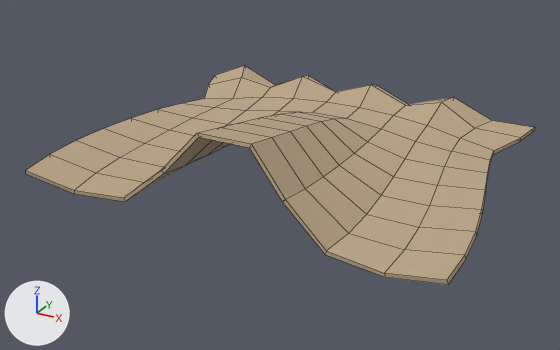
The FBX model Assets/Meshes/Curtain.fbx, before and after one commit.
One viewpoint serves both versions: a 50 mm lens placed at (0.84, -2.006, 0.705), pointed at (-0.014, -0.452, -0.072). Arrows for +X, +Y and +Z are at lower left; the lights stay in place. Mesh edges are drawn as thin lines.

Objects in the first picture: 'curtain'.
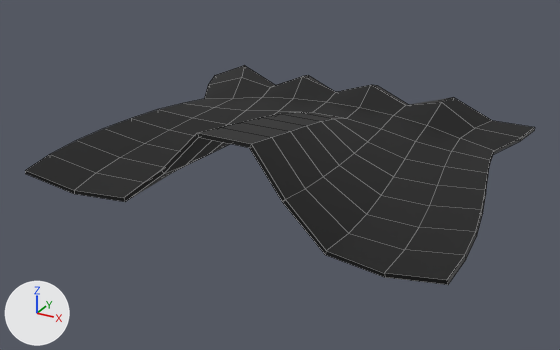
The newer file is also turned or shifted as a whole; pictures and numbers use the older file's frame.

Boxes (x1, y1, x2, y2) around the edits, measured in the pictures (560 x 350 px):
'curtain', recoloured (beige to black)
    both: (25, 65, 535, 285)

Edits to the bpy script that builds the scene:
```text
Add img_trimsheet_diffuse_rgb_metallic_a_png:
    img_trimsheet_diffuse_rgb_metallic_a_png = load_image('trimsheet_diffuse-RGB_metallic-A.png', '../Shared/Material/Trimsheet/trimsheet_diffuse-RGB_metallic-A.png', 1024, 1024, 'sRGB')
Add mat_trimsheet:
    mat_trimsheet = principled_material('Trimsheet')
    mat_trimsheet.texture = img_trimsheet_diffuse_rgb_metallic_a_png
Change me_plane_001:
    where me_plane_001.from_pydata(...)  # 200 vertices, 198 faces; spans x -0.529..0.529, y -0.799..0.003, z -0.077..0.12
    remove me_plane_001.materials.append(mat_beigecloth)  # beige #baa587
    add me_plane_001.materials.append(mat_trimsheet)  # picture img_trimsheet_diffuse_rgb_metallic_a_png
```
